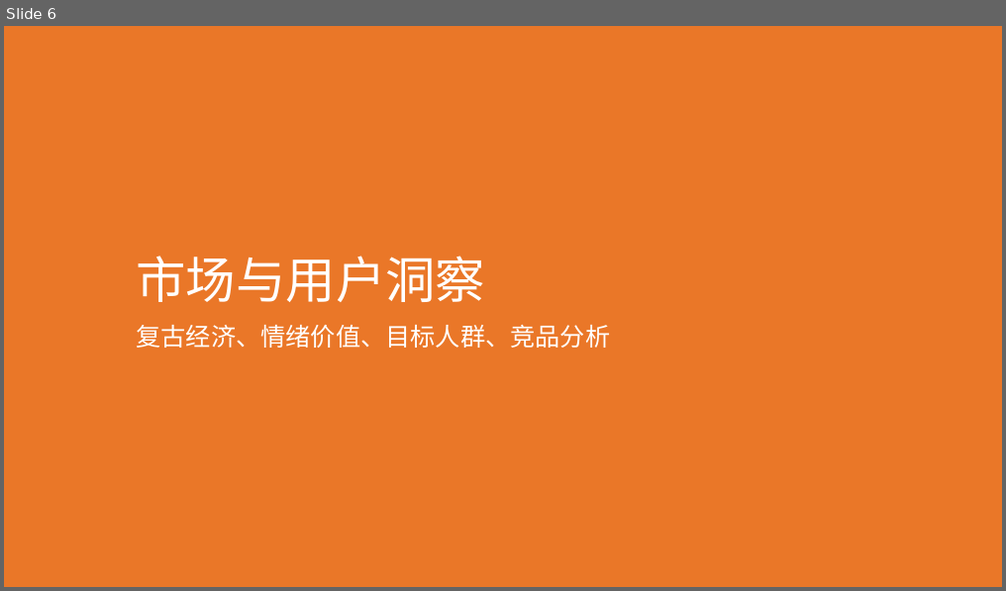
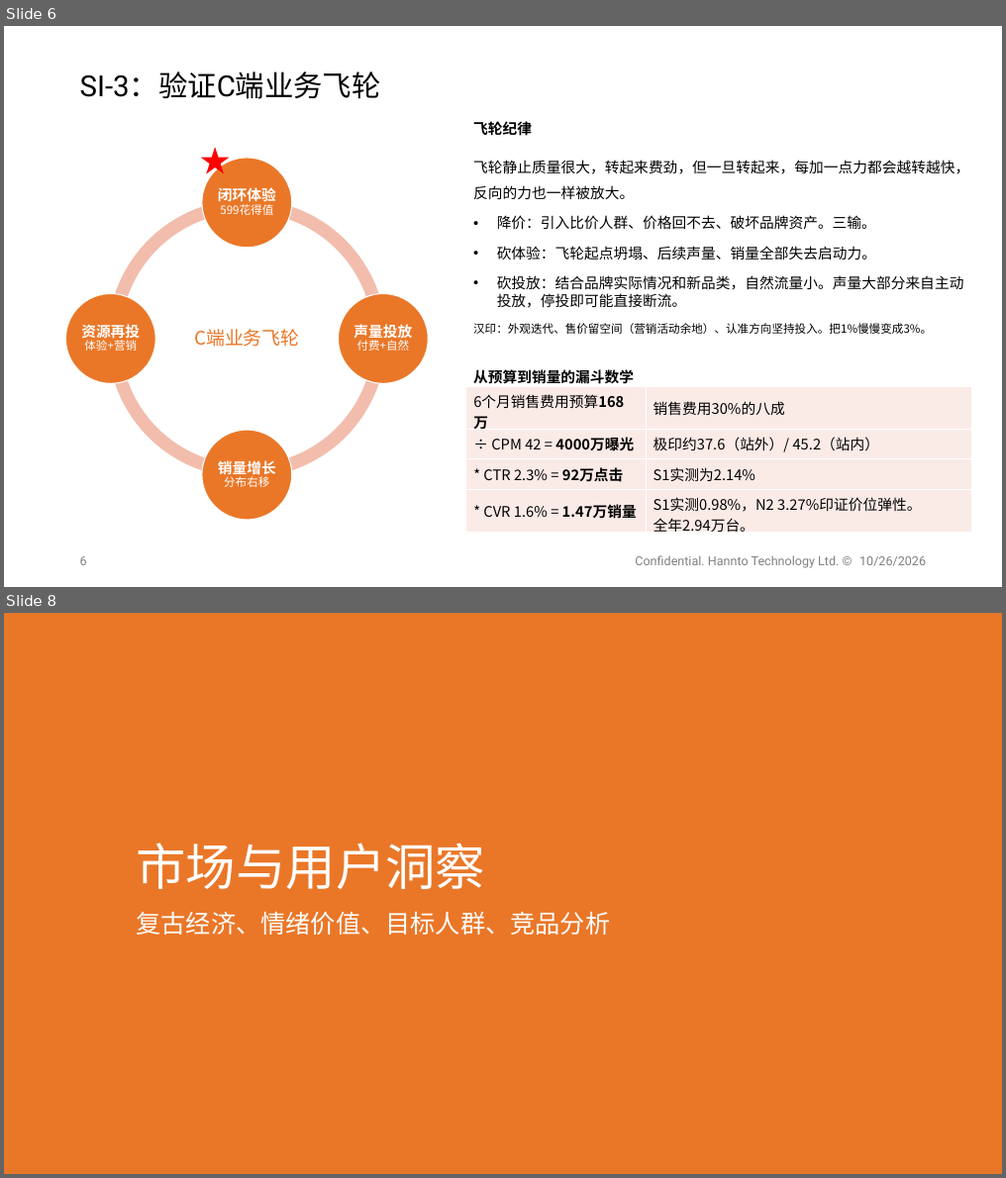
Before and after one commit to shengnanxiang/code_aiken, a slide deck: 极印版 aiken/AiKen_JY_SI^0DO_261026.pptx. Shown one above the other, each under a label of ours: slide 6 before the commit, slides 6 and 8 after it; the slides between them are not shown. The pictures are 1006x591 and 1006x1178 pixels, drawn with LibreOffice and Linux fonts; fonts in the diff are those of the drawing; background and template pictures are left out. Boxes give left, top, right and bottom in pixels: in the first picture for what was removed or moved away, otherwise in the second. Text is boxed around its words. In the diff, an @@ line names an element or a change of style, - is before the commit and + after.

```diff
--- a/极印版 aiken/AiKen_JY_SI^0DO_261026.pptx
+++ b/极印版 aiken/AiKen_JY_SI^0DO_261026.pptx
@@ slide 6 added at (4, 26, 1002, 587), background #FFFFFF @@
@@ text added at (80, 72, 381, 99), 28 pt, text #000000 @@
+SI-3：验证C端业务飞轮
@@ text added at (473, 121, 969, 334), 14 pt, text #000000 @@
+飞轮纪律
+飞轮静止质量很大，转起来费劲，但一旦转起来，每加一点力都会越转越快，反向的力也一样被放大。
+• 降价：引入比价人群、价格回不去、破坏品牌资产。三输。
+• 砍体验：飞轮起点坍塌、后续声量、销量全部失去启动力。
+• 砍投放：结合品牌实际情况和新品类，自然流量小。声量大部分来自主动投放，停投即可能直接断流。
+汉印：外观迭代、售价留空间（营销活动余地）、认准方向坚持投入。把1%慢慢变成3%。
@@ star added at (201, 148, 230, 174), fill #FF0000 @@
@@ group added at (66, 158, 428, 520): 5 ellipses, 5 texts, 4 arch (boxed as its full ring)s @@
+C端业务飞轮
+闭环体验
+599花得值
+声量投放
+付费+自然
+销量增长
+分布右移
+资源再投
+体验+营销
@@ text added at (473, 370, 634, 384), 14 pt, text #000000, bold @@
+从预算到销量的漏斗数学
@@ table added at (466, 386, 972, 536), 4 rows, 2 columns @@
+6个月销售费用预算168万 | 销售费用30%的八成
+÷ CPM 42 = 4000万曝光 | 极印约37.6（站外）/ 45.2（站内）
+* CTR 2.3% = 92万点击 | S1实测为2.14%
+* CVR 1.6% = 1.47万销量 | S1实测0.98%，N2 3.27%印证价位弹性。 / 全年2.94万台。
@@ page number added at (80, 557, 87, 566), 12 pt, text #808080 @@
+6
@@ text added at (635, 556, 926, 569), 12 pt, text #808080 @@
+Confidential. Hannto Technology Ltd. © 10/26/2026
@@ what was slide 6 is now slide 8 @@
```
Also in this commit, not shown: 14 slides changed, 2 other slides added, 1 slide removed, 2 other files.
